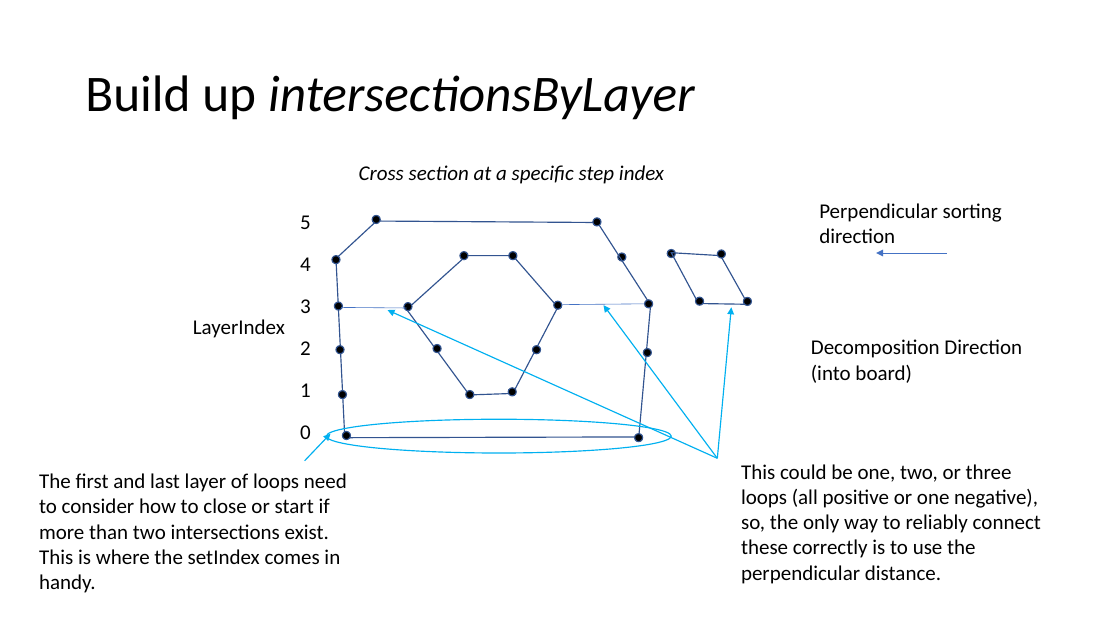
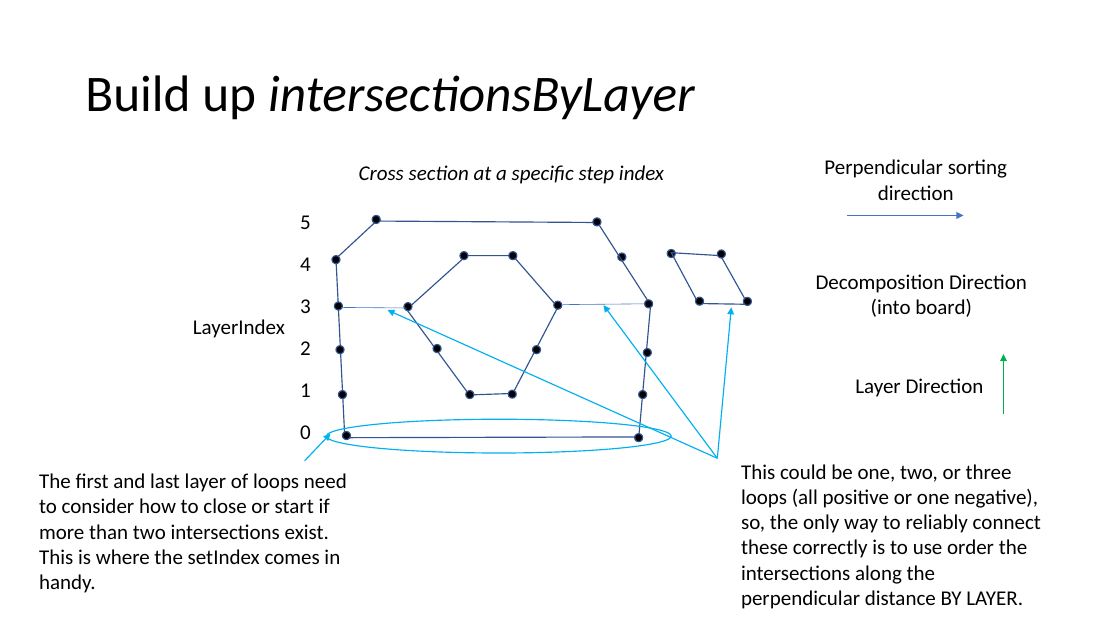
Before and after one commit to DesignEngrLab/TVGL, a slide deck: slide 5 of AlgorithDescriptions/UniformDecompositionForCrossSectionSolids.pptx. Drawn at 1120x630 pixels with LibreOffice and Linux fonts; fonts in the diff are those of the drawing. Boxes give left, top, right and bottom in pixels: in the first picture for what was removed or moved away, otherwise in the second. Text is boxed around its words. In the diff, an @@ line names an element or a change of style, - is before the commit and + after.

Commit message:
Some changes to UniformDecomposition of CrossSectionSolids. Many more changes to come, based on the algorithm in the attached powerpoint.

```diff
--- a/AlgorithDescriptions/UniformDecompositionForCrossSectionSolids.pptx
+++ b/AlgorithDescriptions/UniformDecompositionForCrossSectionSolids.pptx
@@ text "Perpendicular sorting direction": place and size @@
-text "Perpendicular sorting direction" at bbox=[819, 203, 1002, 250]
+text "Perpendicular sorting direction" at bbox=[824, 159, 1007, 200]
@@ text "Perpendicular sorting direction" at bbox=[824, 159, 1007, 200]: alignment left to centre @@
@@ arrow moved from (947, 253) - (876, 253) to (847, 216) - (964, 216) @@
@@ text "Decomposition Direction" at bbox=[816, 274, 1027, 317]: alignment left to centre @@
@@ text "Decomposition Direction": place and size @@
-text "Decomposition Direction" at bbox=[811, 339, 1022, 383]
+text "Decomposition Direction" at bbox=[816, 274, 1027, 317]
@@ arrow added from (1004, 414) to (1004, 355), #00B050 0.5 pt @@
@@ text added at bbox=[855, 378, 984, 397], 18 pt, text #000000 @@
+Layer Direction
@@ ellipse added at bbox=[639, 391, 647, 399], fill #000000, outline #325491 1 pt @@
@@ text at bbox=[741, 464, 1041, 609]: text changed @@
-This could be one, two, or three loops (all positive or one negative), so, the only way to reliably connect these correctly is to use the perpendicular distance.
+This could be one, two, or three loops (all positive or one negative), so, the only way to reliably connect these correctly is to use order the intersections along the perpendicular distance BY LAYER.
```
Also in this commit, not shown: 3 other slides changed, 2 slides added, 1 slide removed, 2 other files.
